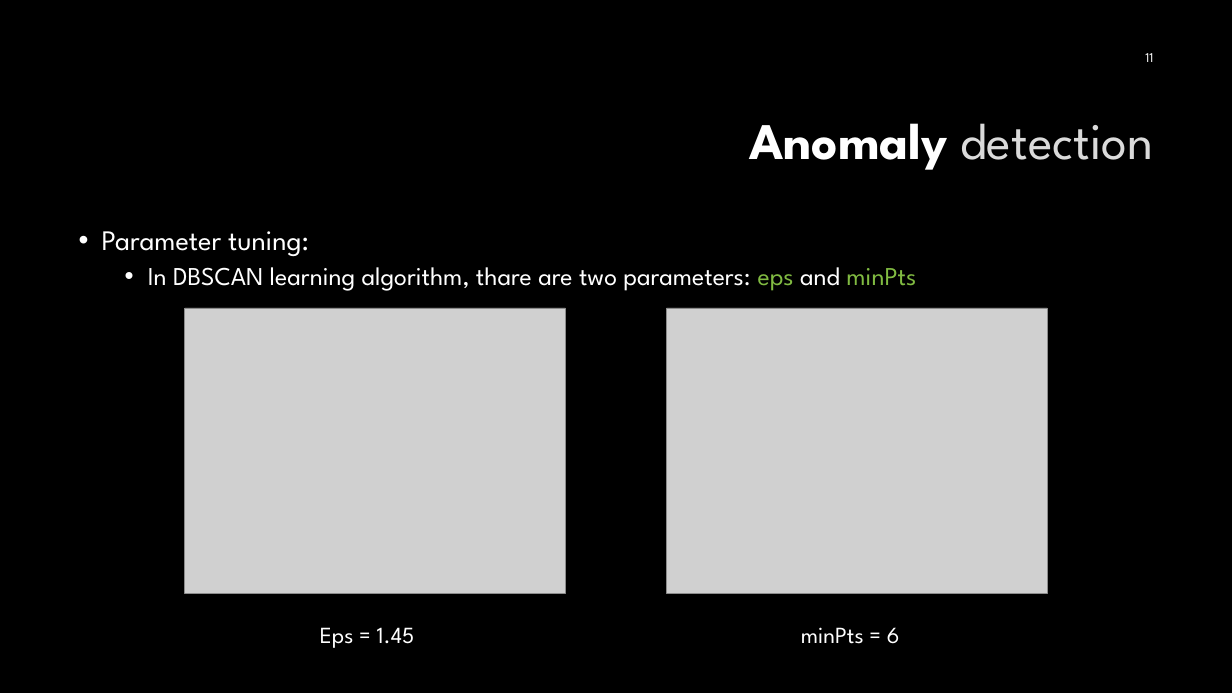
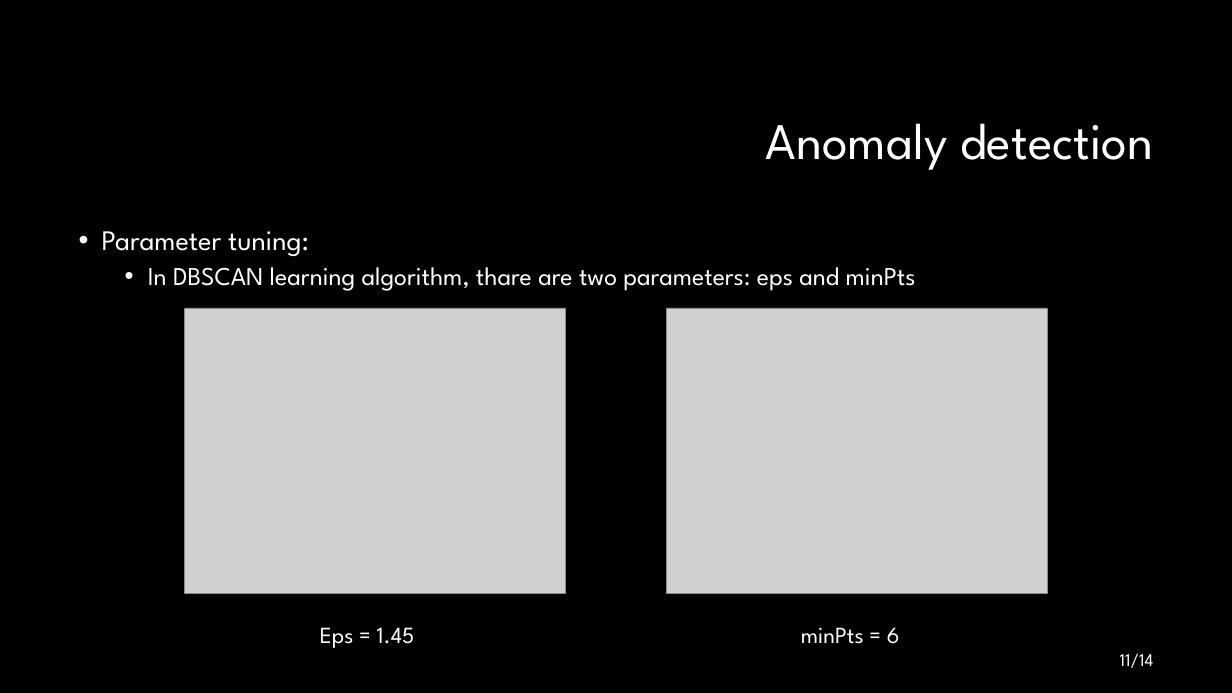
Before and after one commit to mehmedkadric/internship, a slide deck: slide 11 of demoPresentation/DemoPresentation.pptx. Drawn at 1232x693 pixels with LibreOffice and Linux fonts; fonts in the diff are those of the drawing; grey boxes stand for pictures; background and template pictures are left out. Boxes give left, top, right and bottom in pixels: in the first picture for what was removed or moved away, otherwise in the second. Text is boxed around its words. In the diff, an @@ line names an element or a change of style, - is before the commit and + after.

```diff
--- a/demoPresentation/DemoPresentation.pptx
+++ b/demoPresentation/DemoPresentation.pptx
@@ title "Anomaly detection" at <box>766,123,1153,170</box>: text colour pattern #000000 on #FFFFFF to #FFFFFF, bold off in "Anomaly"; text colour #DADADA to #FFFFFF in "detection" @@
@@ text at <box>148,267,916,291</box>: text colour #81BB42 to #FFFFFF in "eps minPts" @@
@@ page number at <box>1120,653,1154,668</box>: text changed; size 10.5 to 14 pt @@
-11
+11/14
```
Also in this commit, not shown: 12 other slides changed, 1 slide added, 1 slide removed, 2 other files.
